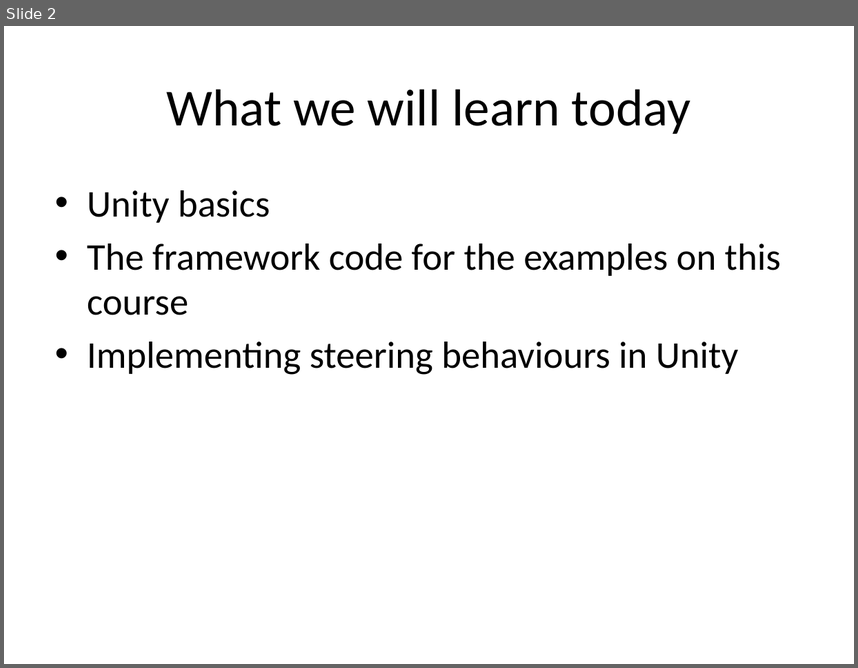
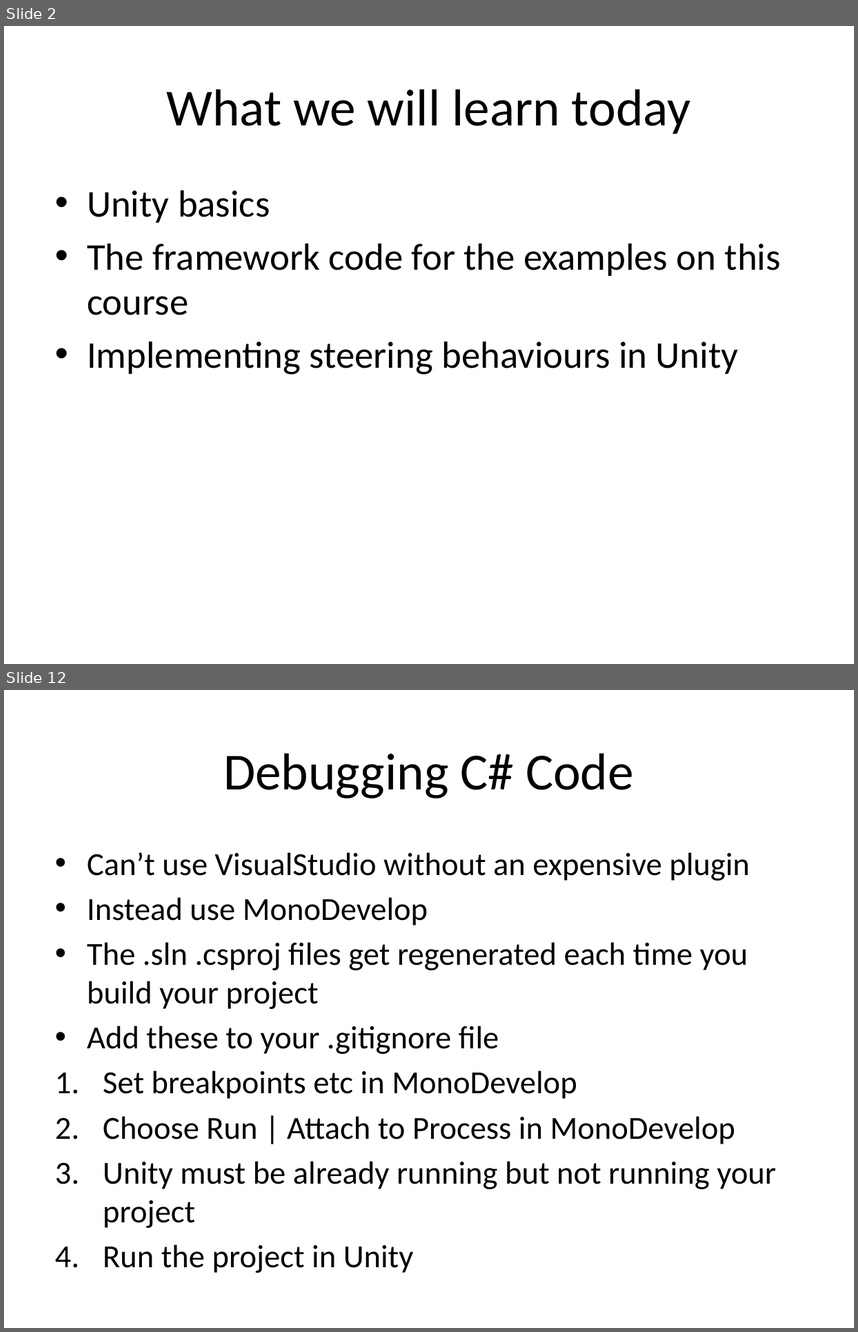
Before and after one commit to skooter500/UnitySteeringBehaviours, a slide deck: Lectures/Game AI 3.pptx. Shown one above the other, each under a label of ours: slide 2 before the commit, slides 2 and 12 after it; the slides between them are not shown. The pictures are 858x668 and 858x1332 pixels, drawn with LibreOffice and Linux fonts; fonts in the diff are those of the drawing; background and template pictures are left out. Boxes give left, top, right and bottom in pixels: in the first picture for what was removed or moved away, otherwise in the second. Text is boxed around its words. In the diff, an @@ line names an element or a change of style, - is before the commit and + after.

```diff
--- a/Lectures/Game AI 3.pptx
+++ b/Lectures/Game AI 3.pptx
@@ slide 12 added at <box>4,690,854,1328</box>, background #FFFFFF @@
@@ title added at <box>223,753,634,798</box>, 44 pt, text #000000 @@
+Debugging C# Code
@@ text added at <box>87,852,776,1272</box>, 27.2 pt, text #000000 @@
+• Can’t use VisualStudio without an expensive plugin
+• Instead use MonoDevelop
+• The .sln .csproj files get regenerated each time you build your project
+• Add these to your .gitignore file
+1. Set breakpoints etc in MonoDevelop
+2. Choose Run | Attach to Process in MonoDevelop
+3. Unity must be already running but not running your project
+4. Run the project in Unity
```
Also in this commit, not shown: 22 other slides added, 19 other files.
